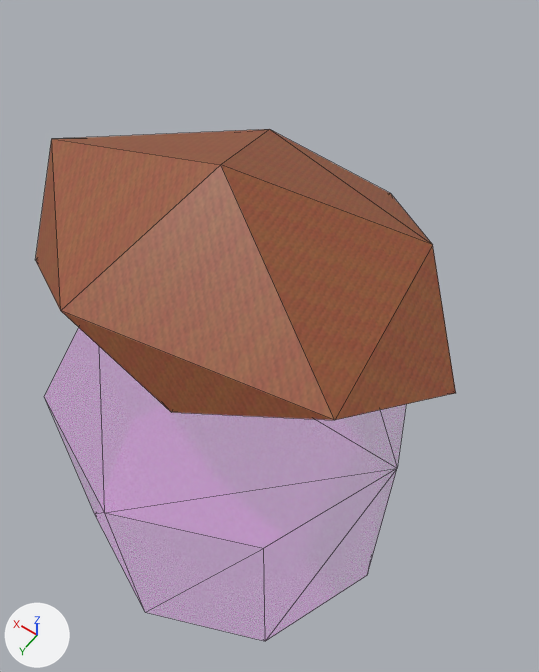
Before and after pictures for a commit that changed the COLLADA model beamng-props/rocks/export/dae/rock_small_red_a.dae.
Before and after are seen from a 50 mm lens placed at (-0.338, 0.4, 1.06), pointed at (-0.012, -0.056, 0.342). Arrows for +X, +Y and +Z are at lower left; the lights stay in place. The first picture is the older version. Mesh edges are drawn as thin lines. Where no turn or scale is listed for an object, it has been applied to the vertices.

Objects in the first picture: 'Colmesh_rock-1', 'rock_small_red_a_a800'.
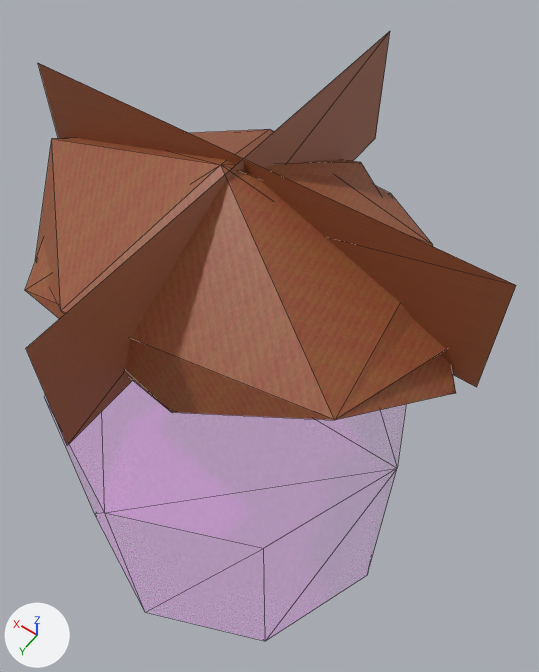
The newer file is also turned or shifted as a whole; pictures and numbers use the older file's frame.

What differs and where, as boxes [x1, y1, x2, y2] in the pictures (539 x 672 px):
'rock_small_red_a_a50', added (brown): after [26, 31, 516, 445]
'rock_small_red_a_a200', added: after [25, 151, 446, 420]

Patch to the scene script:
```diff
--- a/beamng-props/rocks/export/dae/rock_small_red_a.dae.py
+++ b/beamng-props/rocks/export/dae/rock_small_red_a.dae.py
@@ me_rock_small_red_a_a50 @@
+me_rock_small_red_a_a50.from_pydata(...)  # 8 vertices, 4 faces; spans x -0.258..0.258, y -0.275..0.241, z 0.499..0.636
+me_rock_small_red_a_a50.materials.append(mat_rock_002)  # picture img_rock_red_png
@@ me_rock_small_red_a_a200 @@
+me_rock_small_red_a_a200.from_pydata(...)  # 7 vertices, 10 faces; spans x -0.228..0.262, y -0.206..0.164, z 0.5..0.635
+me_rock_small_red_a_a200.materials.append(mat_rock_002)  # picture img_rock_red_png
@@ ob_rock_small_red_a_a50 @@
+ob_rock_small_red_a_a50 = bpy.data.objects.new('rock_small_red_a_a50', me_rock_small_red_a_a50)
+ob_rock_small_red_a_a50.location = (-0.012, 0.0, 0.0)
@@ ob_rock_small_red_a_a200 @@
+ob_rock_small_red_a_a200 = bpy.data.objects.new('rock_small_red_a_a200', me_rock_small_red_a_a200)
+ob_rock_small_red_a_a200.location = (-0.012, 0.0, 0.0)
```
